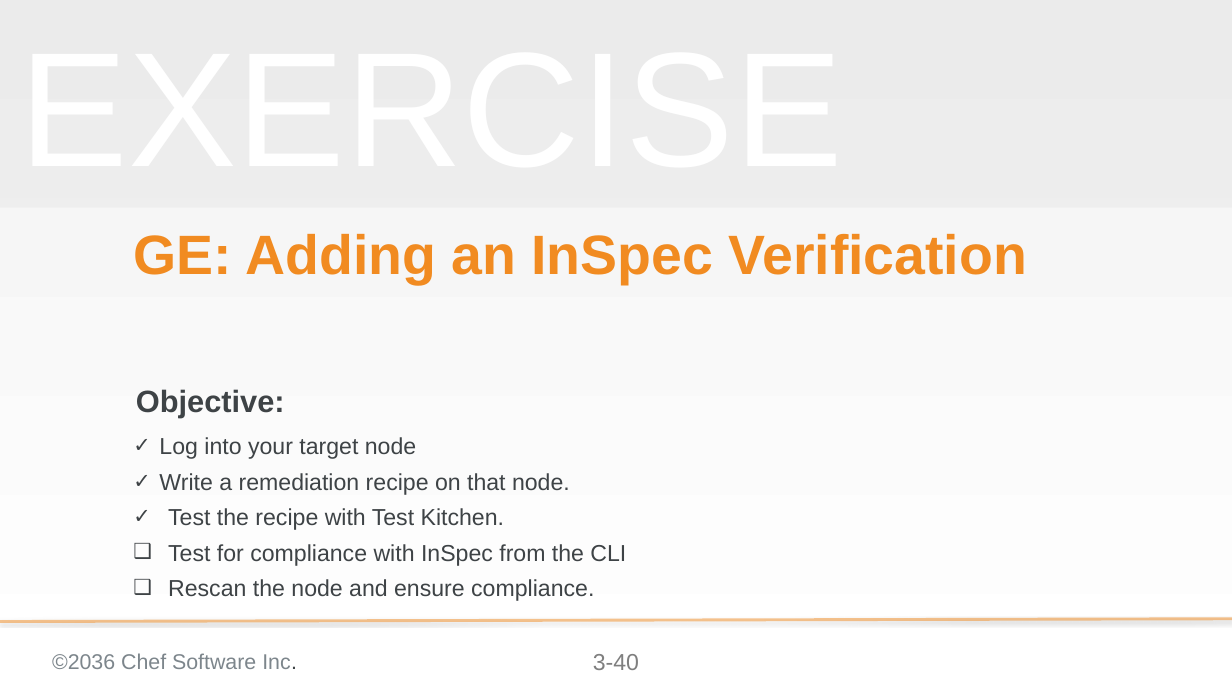
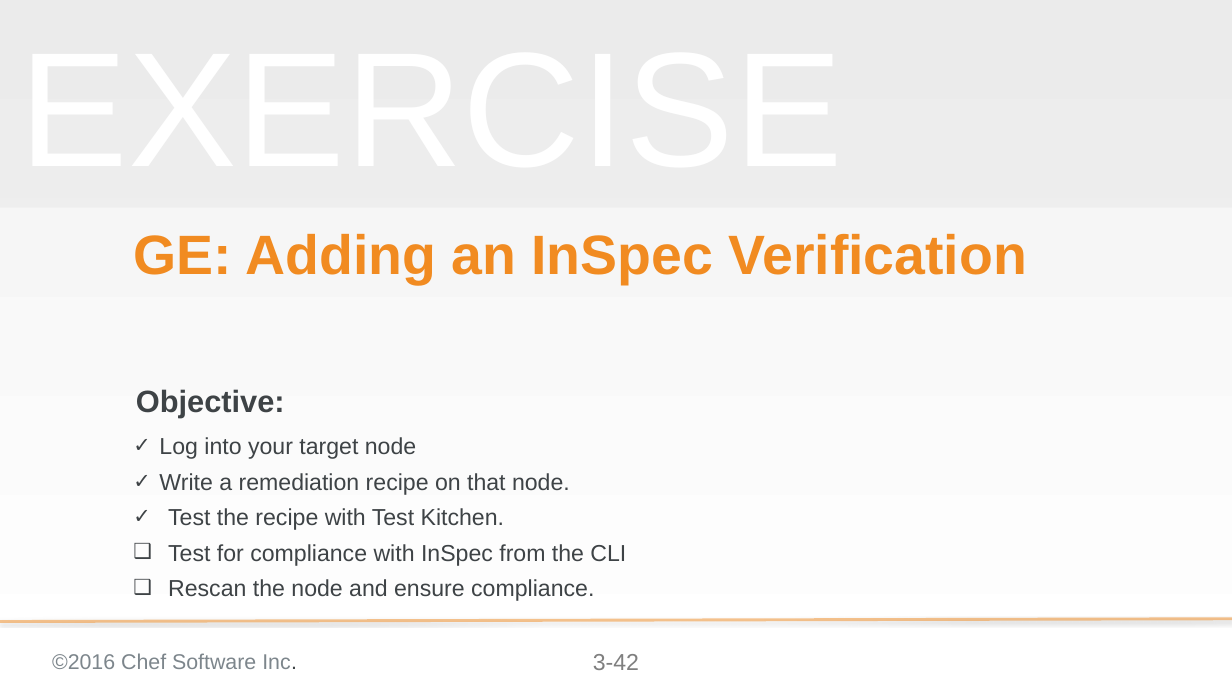
Before and after one commit to bchamby/chef-compliance-installation-configuration-operation, a slide deck: slide 42 of 03-initial-configuration-scans.pptx (slide 40 before the commit). Drawn at 1232x693 pixels with LibreOffice and Linux fonts; fonts in the diff are those of the drawing; background and template pictures are left out. Boxes give left, top, right and bottom in pixels: in the first picture for what was removed or moved away, otherwise in the second. Text is boxed around its words. In the diff, an @@ line names an element or a change of style, - is before the commit and + after.

```diff
--- a/03-initial-configuration-scans.pptx
+++ b/03-initial-configuration-scans.pptx
@@ text at box(52, 653, 297, 669): text changed @@
-©2036 Chef Software Inc.
+©2016 Chef Software Inc.
@@ page number at box(593, 654, 639, 670): text changed @@
-3-40
+3-42
```
Also in this commit, not shown: 59 other slides changed, 2 slides added.
